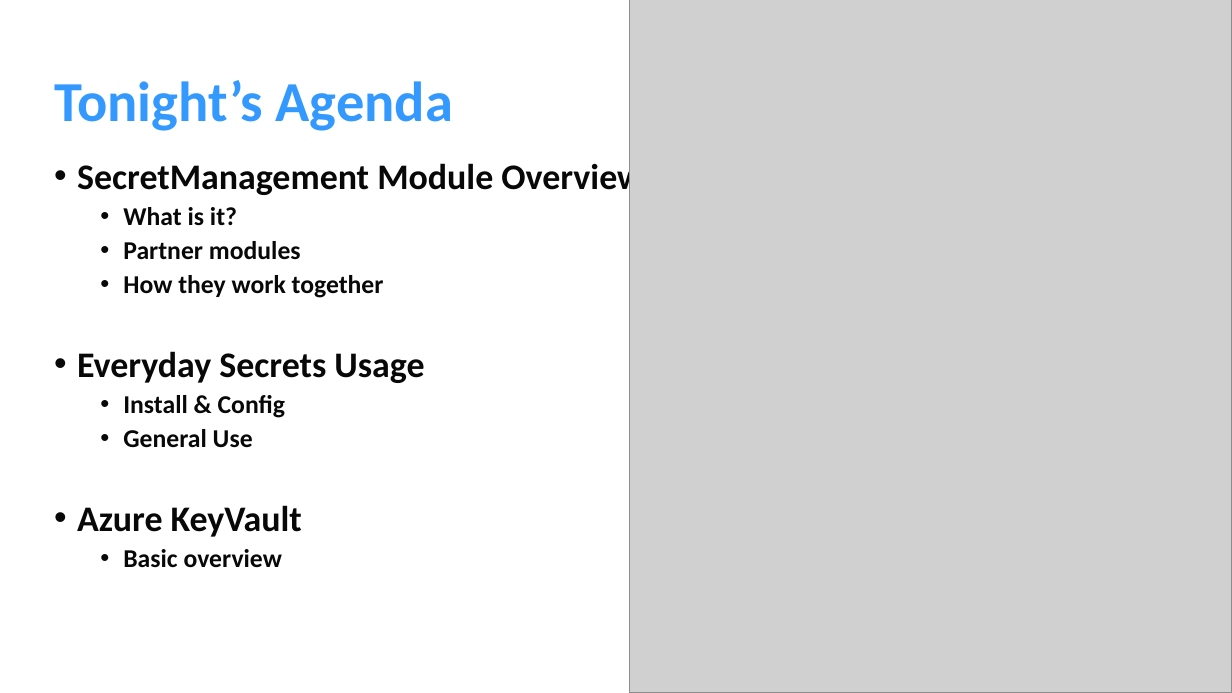
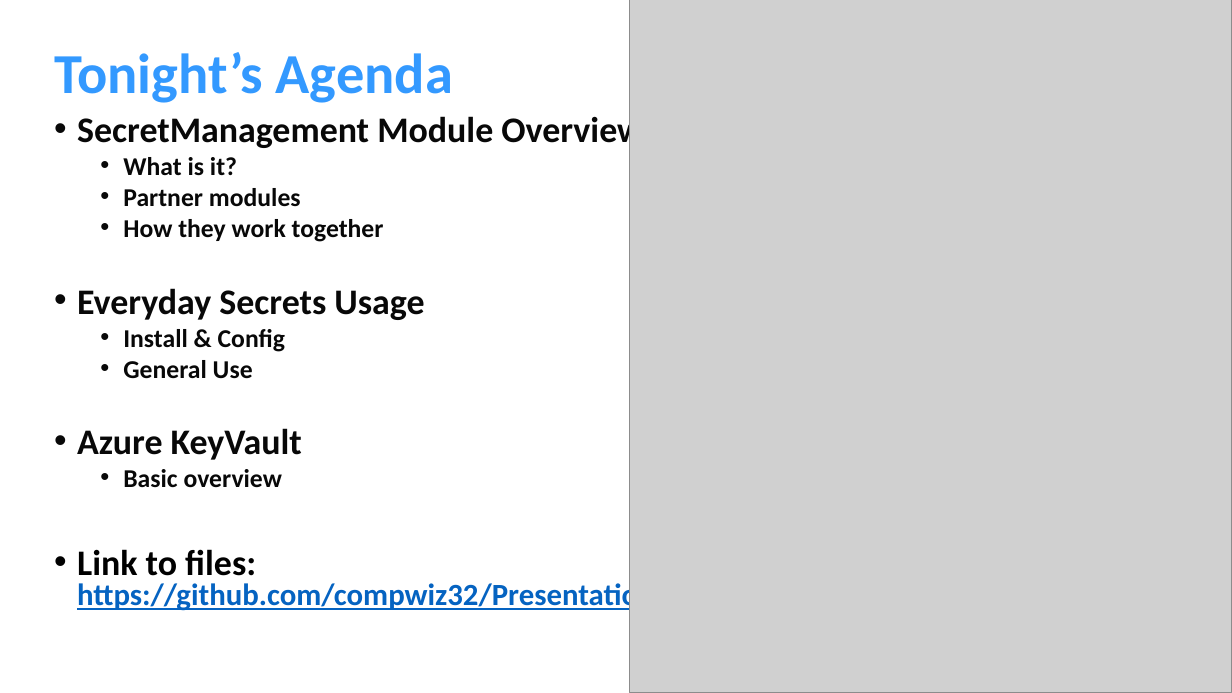
Before and after one commit to compwiz32/Presentations, a slide deck: slide 3 of 2021-10 NYPSUG SecretMgmt Demo/Getting Started w Microsoft Secrets Mgmt Module.pptx. Drawn at 1232x693 pixels with LibreOffice and Linux fonts; fonts in the diff are those of the drawing; grey boxes stand for pictures. Boxes give left, top, right and bottom in pixels: in the first picture for what was removed or moved away, otherwise in the second. Text is boxed around its words. In the diff, an @@ line names an element or a change of style, - is before the commit and + after.

```diff
--- a/2021-10 NYPSUG SecretMgmt Demo/Getting Started w Microsoft Secrets Mgmt Module.pptx
+++ b/2021-10 NYPSUG SecretMgmt Demo/Getting Started w Microsoft Secrets Mgmt Module.pptx
@@ title "Tonight’s Agenda": place and size @@
-title "Tonight’s Agenda" at [54, 80, 453, 131]
+title "Tonight’s Agenda" at [54, 52, 453, 103]
@@ text "SecretManagement Module Overview": place and size @@
-text "SecretManagement Module Overview" at [77, 159, 643, 568]
+text "SecretManagement Module Overview" at [77, 112, 667, 614]
@@ text at [77, 112, 643, 488]: line spacing 0.9 to 0.8 @@
@@ text at [77, 549, 667, 614]: paragraph added @@
+• Link to files: https://github.com/compwiz32/Presentations
```
Also in this commit, not shown: 1 other file.
